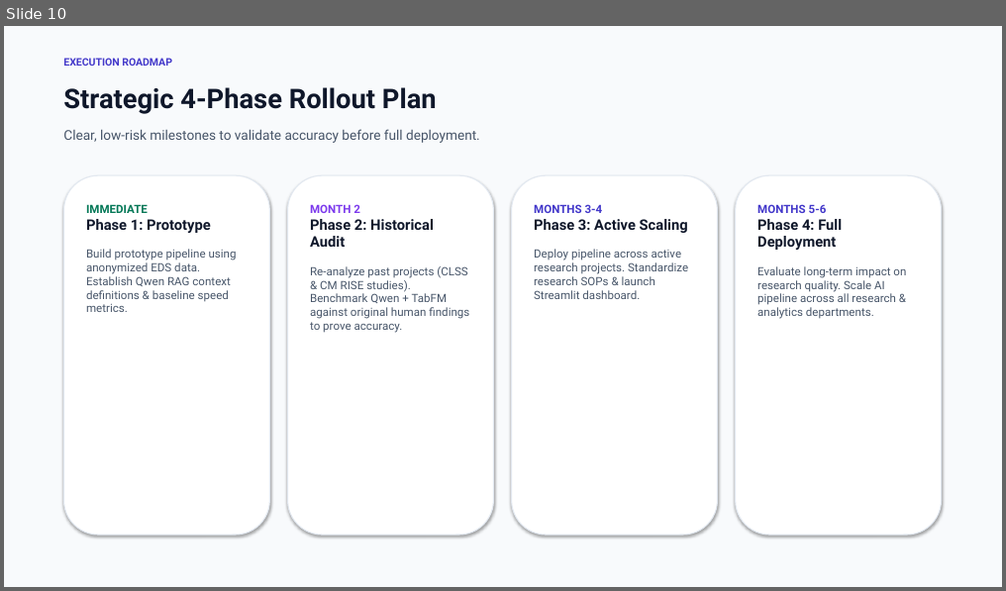
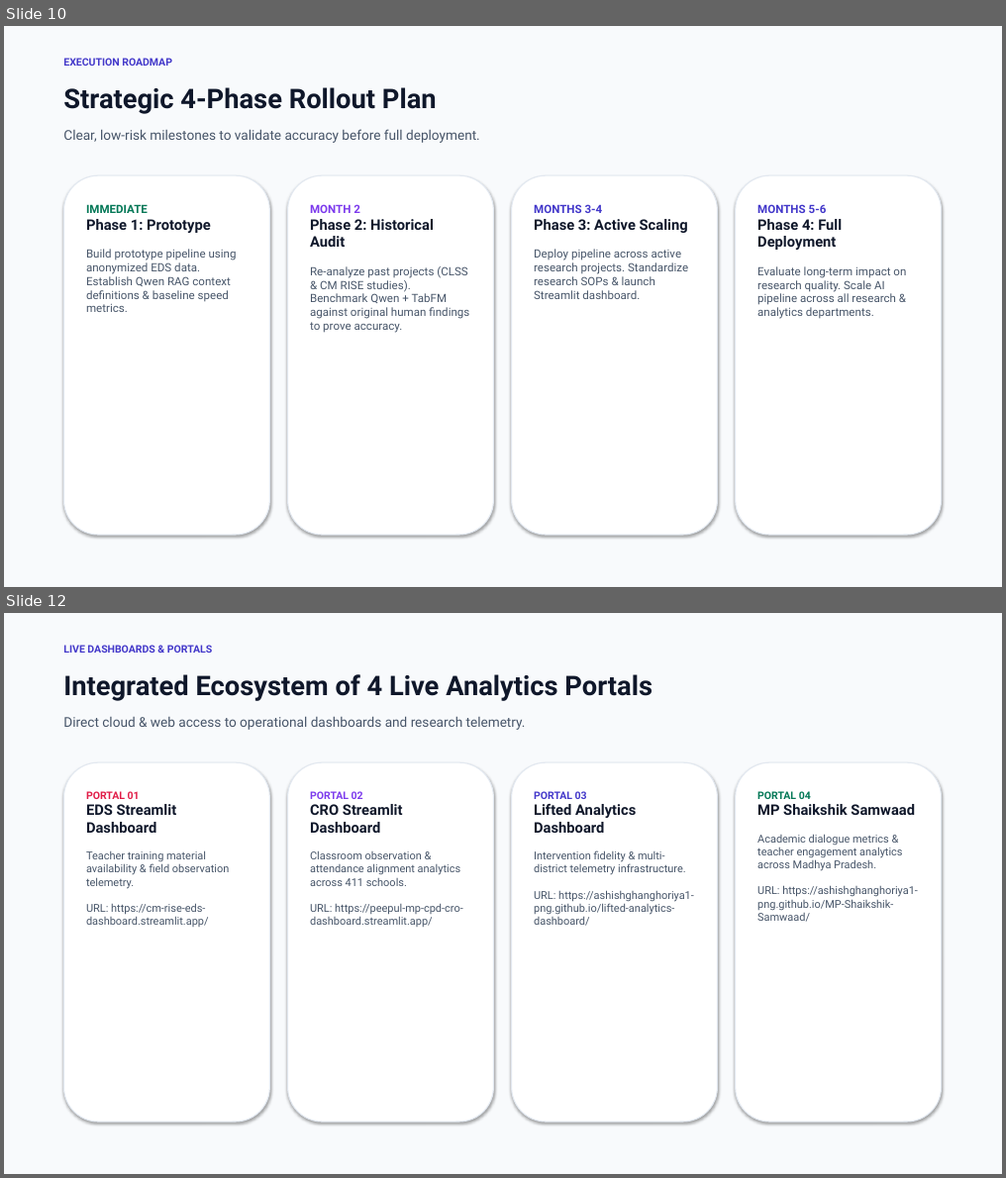
Before and after one commit to ashishghanghoriya1-png/ai-research-analytics-briefing, a slide deck: AI_Research_Analytics_Executive_Briefing.pptx. Shown one above the other, each under a label of ours: slide 10 before the commit, slides 10 and 12 after it; the slides between them are not shown. The pictures are 1006x591 and 1006x1178 pixels, drawn with LibreOffice and Linux fonts; fonts in the diff are those of the drawing. Boxes give left, top, right and bottom in pixels: in the first picture for what was removed or moved away, otherwise in the second. Text is boxed around its words. In the diff, an @@ line names an element or a change of style, - is before the commit and + after.

Commit message:
Add-Lifted-Samwaad-Dashboards-Fix-Shirish

```diff
--- a/AI_Research_Analytics_Executive_Briefing.pptx
+++ b/AI_Research_Analytics_Executive_Briefing.pptx
@@ slide 12 added at [4, 613, 1002, 1174], background #F8FAFC @@
@@ text added at [63, 645, 212, 653], 10 pt, text #4338CA, bold @@
+LIVE DASHBOARDS & PORTALS
@@ text added at [63, 674, 652, 701], 26 pt, text #0F172A, bold @@
+Integrated Ecosystem of 4 Live Analytics Portals
@@ text added at [63, 716, 526, 730], 13 pt, text #475569 @@
+Direct cloud & web access to operational dashboards and research telemetry.
@@ rounded rectangle added at [63, 762, 269, 1122], fill #FFFFFF, outline #E2E8F0 1 pt @@
@@ rounded rectangle added at [288, 762, 494, 1122], fill #FFFFFF, outline #E2E8F0 1 pt @@
@@ rounded rectangle added at [512, 762, 718, 1122], fill #FFFFFF, outline #E2E8F0 1 pt @@
@@ rounded rectangle added at [736, 762, 942, 1122], fill #FFFFFF, outline #E2E8F0 1 pt @@
@@ text added at [86, 791, 229, 927], 10.5 pt, text #475569 @@
+PORTAL 01
+EDS Streamlit Dashboard
+Teacher training material availability & field observation telemetry.
+URL: https://cm-rise-eds-dashboard.streamlit.app/
@@ text added at [310, 791, 463, 927], 10.5 pt, text #475569 @@
+PORTAL 02
+CRO Streamlit Dashboard
+Classroom observation & attendance alignment analytics across 411 schools.
+URL: https://peepul-mp-cpd-cro-dashboard.streamlit.app/
@@ text added at [534, 791, 694, 926], 10.5 pt, text #475569 @@
+PORTAL 03
+Lifted Analytics Dashboard
+Intervention fidelity & multi-district telemetry infrastructure.
+URL: https://ashishghanghoriya1-png.github.io/lifted-analytics-dashboard/
@@ text added at [757, 791, 918, 922], 10.5 pt, text #475569 @@
+PORTAL 04
+MP Shaikshik Samwaad
+Academic dialogue metrics & teacher engagement analytics across Madhya Pradesh.
+URL: https://ashishghanghoriya1-png.github.io/MP-Shaikshik-Samwaad/
```
Also in this commit, not shown: 1 slide changed, 5 other files.
